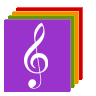
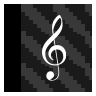
Before/after of a 96×96 layered artwork. What changed in the layer stack:
painted on "Pasted Layer" over box(5, 11, 72, 91)
removed layer "Layer #3" over box(4, 20, 70, 92)
moved "Layer #1" above "Layer", painted on it over box(16, 7, 83, 80)
moved "Layer" above "Layer #2", painted on it over box(4, 4, 79, 92)
painted on "Layer #2" over box(8, 4, 92, 92)
